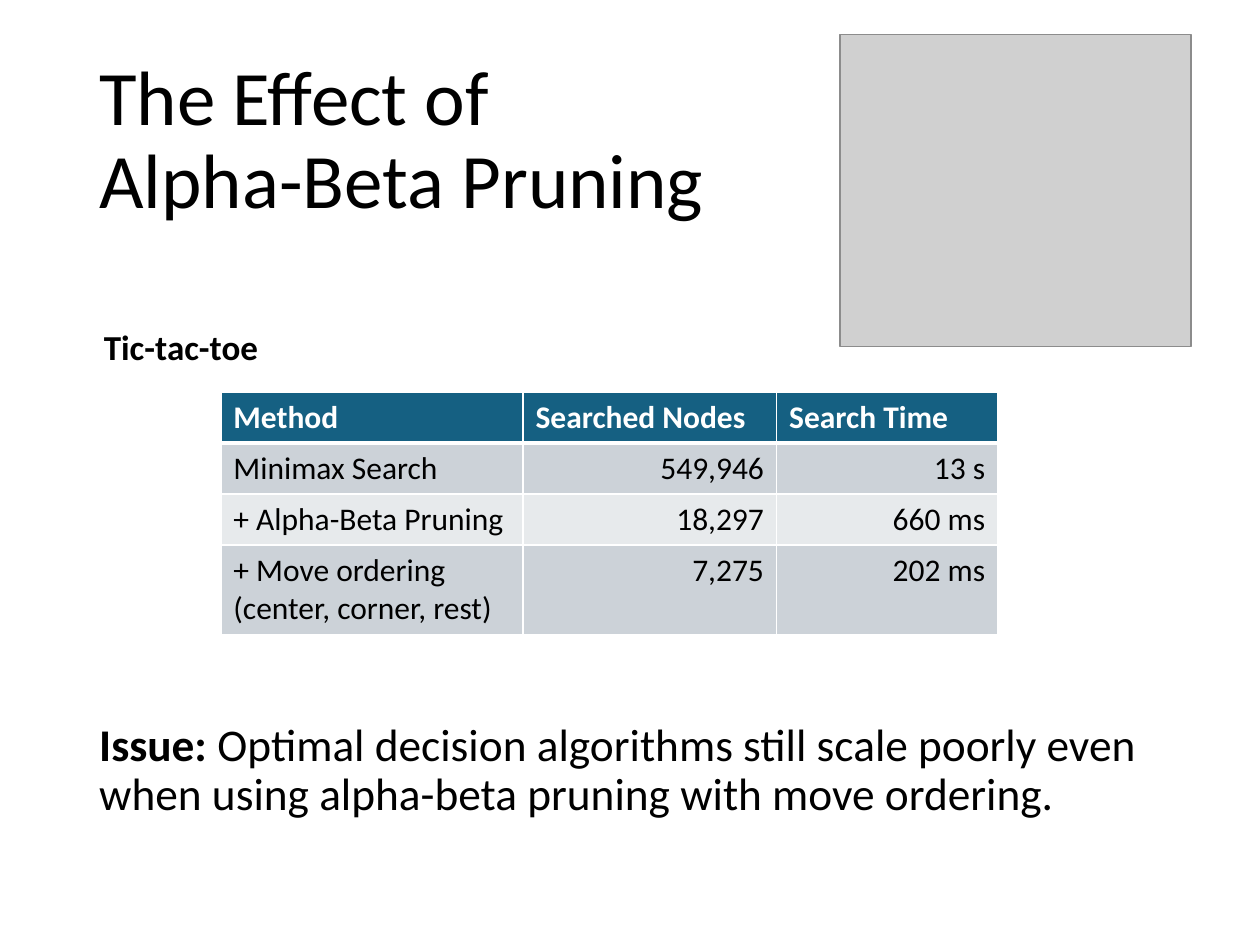
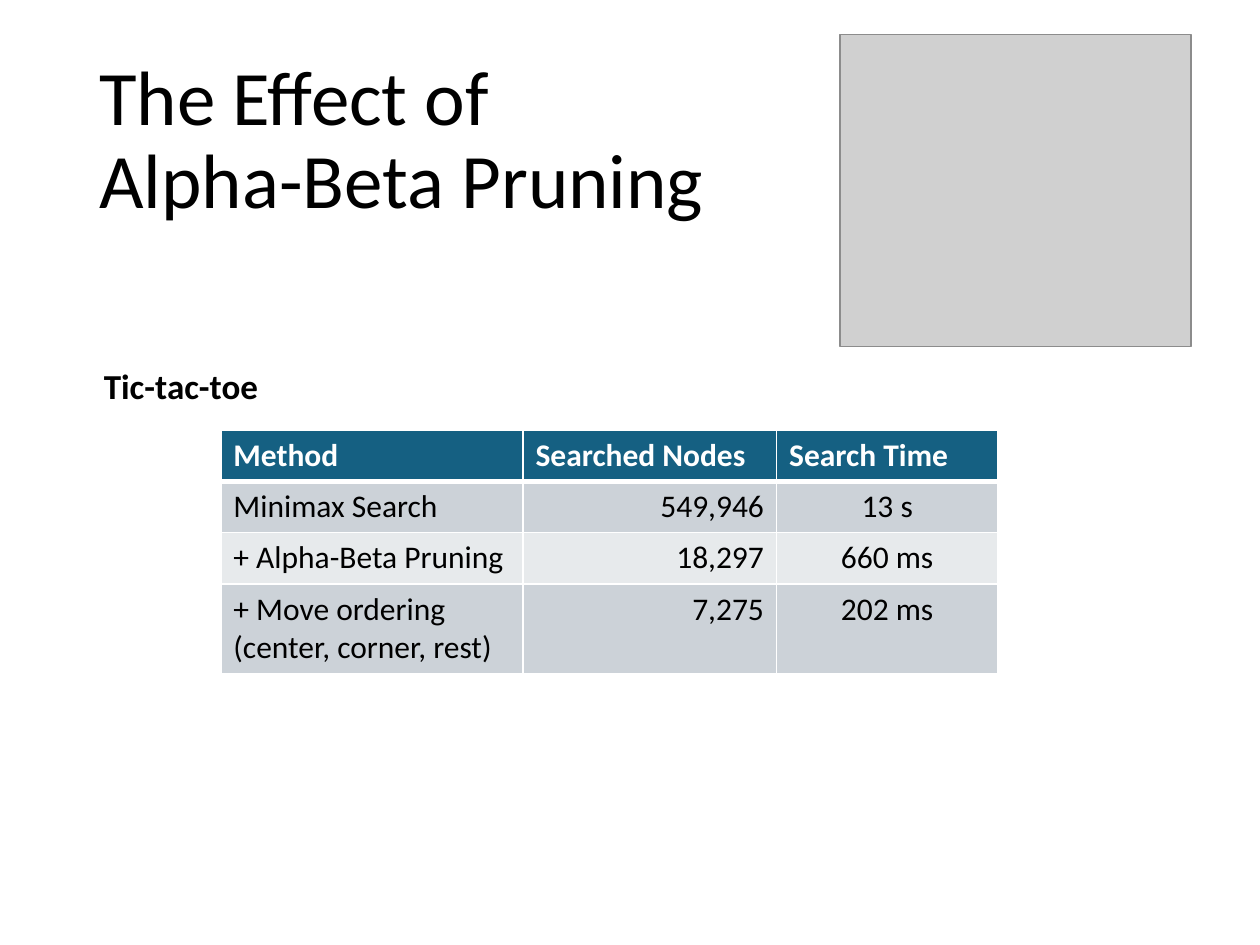
Before and after one commit to mhahsler/CS7320-AI, a slide deck: slide 28 of slides/05_games.pptx. Drawn at 1260x945 pixels with LibreOffice and Linux fonts; fonts in the diff are those of the drawing; grey boxes stand for pictures. Boxes give left, top, right and bottom in pixels: in the first picture for what was removed or moved away, otherwise in the second. Text is boxed around its words. In the diff, an @@ line names an element or a change of style, - is before the commit and + after.

```diff
--- a/slides/05_games.pptx
+++ b/slides/05_games.pptx
@@ text "Tic-tac-toe": place and size @@
-text "Tic-tac-toe" at box(104, 335, 258, 361)
+text "Tic-tac-toe" at box(104, 374, 258, 400)
@@ table at box(220, 431, 998, 673) @@
@@ alignment right to centre @@
@@ table: place and size @@
-table at box(220, 392, 998, 634)
+table at box(220, 431, 998, 673)
@@ text removed at box(99, 729, 1136, 818) @@
-Issue: Optimal decision algorithms still scale poorly even when using alpha-beta pruning with move ordering.
```
Also in this commit, not shown: 1 other slide changed, 3 slides added, 6 other files.
